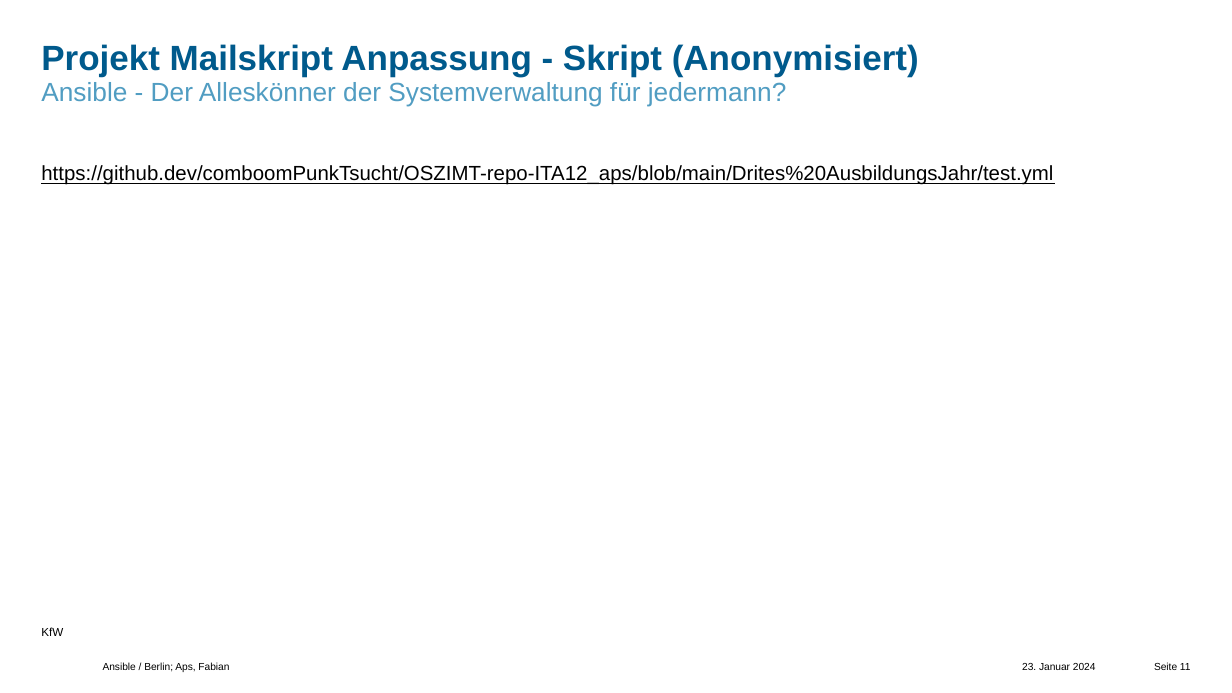
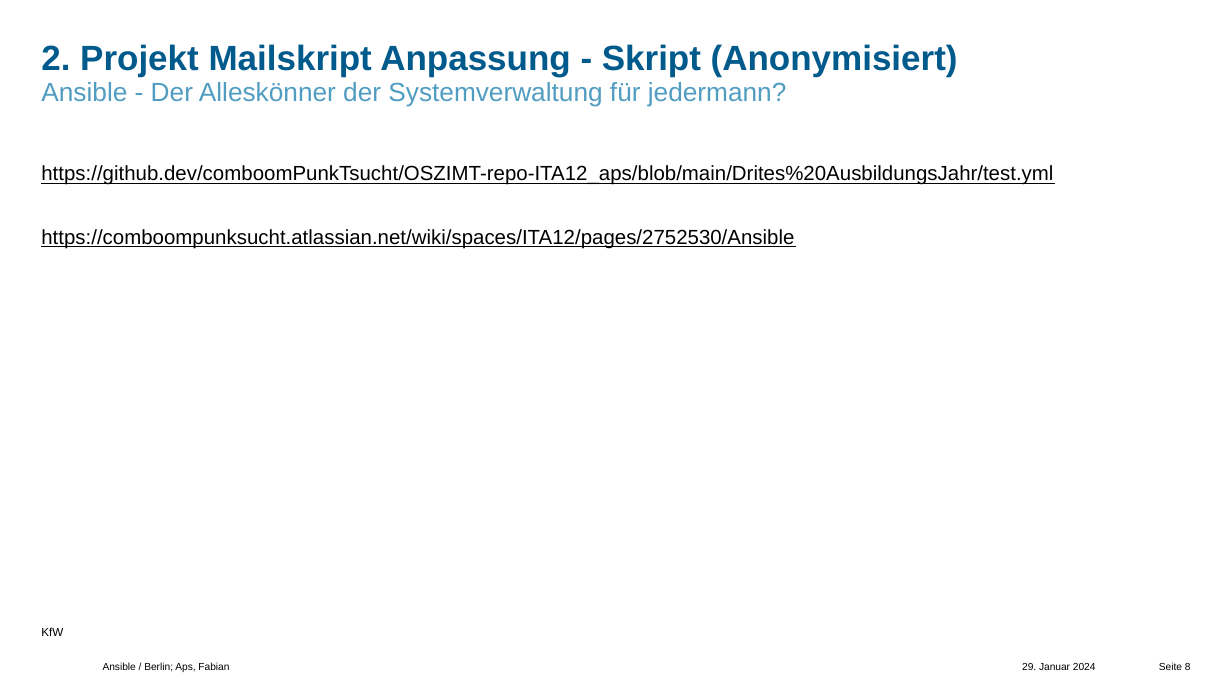
Before and after one commit to comboomPunkTsucht/OSZIMT-repo-ITA12_aps, a slide deck: slide 8 of Drites AusbildungsJahr/Ansible-ITA12-Aps,Fabian-KfW.pptx (slide 11 before the commit). Drawn at 1232x693 pixels with LibreOffice and Linux fonts; fonts in the diff are those of the drawing; background and template pictures are left out. Boxes give left, top, right and bottom in pixels: in the first picture for what was removed or moved away, otherwise in the second. Text is boxed around its words. In the diff, an @@ line names an element or a change of style, - is before the commit and + after.

```diff
--- a/Drites AusbildungsJahr/Ansible-ITA12-Aps,Fabian-KfW.pptx
+++ b/Drites AusbildungsJahr/Ansible-ITA12-Aps,Fabian-KfW.pptx
@@ title at [41,44,958,77]: text changed @@
-Projekt Mailskript Anpassung - Skript (Anonymisiert)
+2. Projekt Mailskript Anpassung - Skript (Anonymisiert)
@@ text at [41,229,794,249]: paragraph added @@
+https://comboompunksucht.atlassian.net/wiki/spaces/ITA12/pages/2752530/Ansible
@@ text at [1022,663,1096,670]: text changed @@
-23. Januar 2024
+29. Januar 2024
@@ page number at [1159,662,1191,670]: text changed @@
-Seite 11
+Seite 8
```
Also in this commit, not shown: 25 other slides changed, 5 slides removed, 1 other file.
